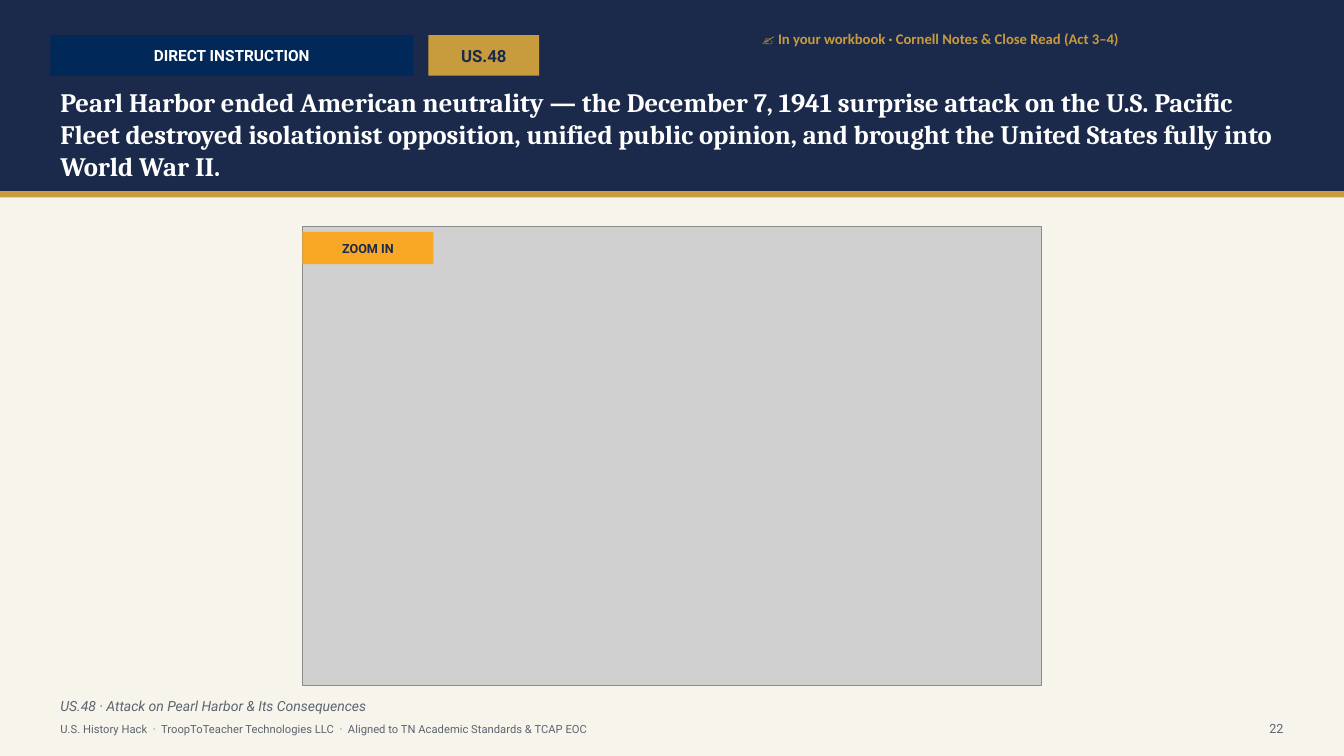
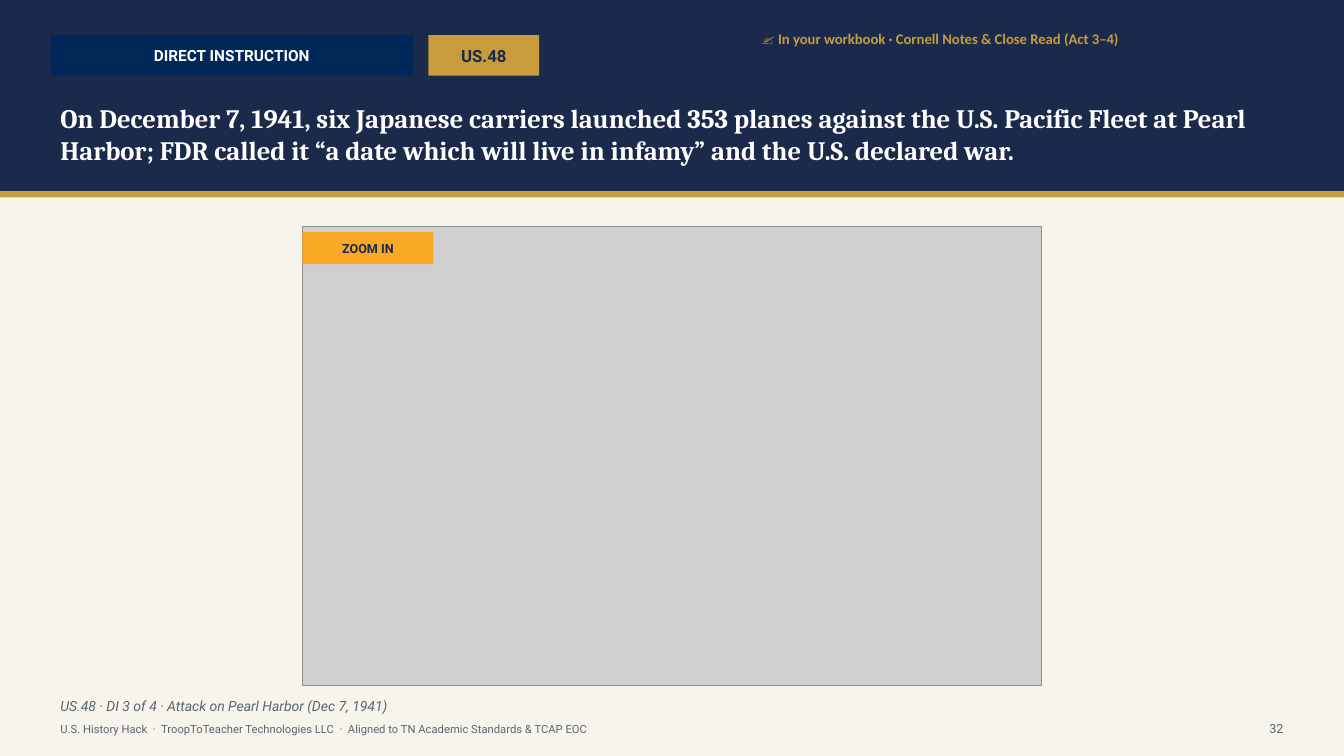
Before and after one commit to Trooptoteacher/trooptoteacher-history, a slide deck: slide 33 of 00_START_HERE/UNIT6_DECKS_BUILD/Unit6_Student_Deck_CourseStandard.pptx (slide 29 before the commit). Drawn at 1344x756 pixels with LibreOffice and Linux fonts; fonts in the diff are those of the drawing; grey boxes stand for pictures. Boxes give left, top, right and bottom in pixels: in the first picture for what was removed or moved away, otherwise in the second. Text is boxed around its words. In the diff, an @@ line names an element or a change of style, - is before the commit and + after.

```diff
--- a/00_START_HERE/UNIT6_DECKS_BUILD/Unit6_Student_Deck_CourseStandard.pptx
+++ b/00_START_HERE/UNIT6_DECKS_BUILD/Unit6_Student_Deck_CourseStandard.pptx
@@ text at (60, 109, 1246, 166): text changed @@
-Pearl Harbor ended American neutrality — the December 7, 1941 surprise attack on the U.S. Pacific Fleet destroyed isolationist opposition, unified public opinion, and brought the United States fully into World War II.
+On December 7, 1941, six Japanese carriers launched 353 planes against the U.S. Pacific Fleet at Pearl Harbor; FDR called it “a date which will live in infamy” and the U.S. declared war.
@@ text at (60, 700, 387, 714): text changed @@
-US.48 · Attack on Pearl Harbor & Its Consequences
+US.48 · DI 3 of 4 · Attack on Pearl Harbor (Dec 7, 1941)
@@ text at (1269, 724, 1283, 733): text changed @@
-22
+32
```
Also in this commit, not shown: 108 other slides changed, 16 slides added, 1 slide removed, 2 other files.
